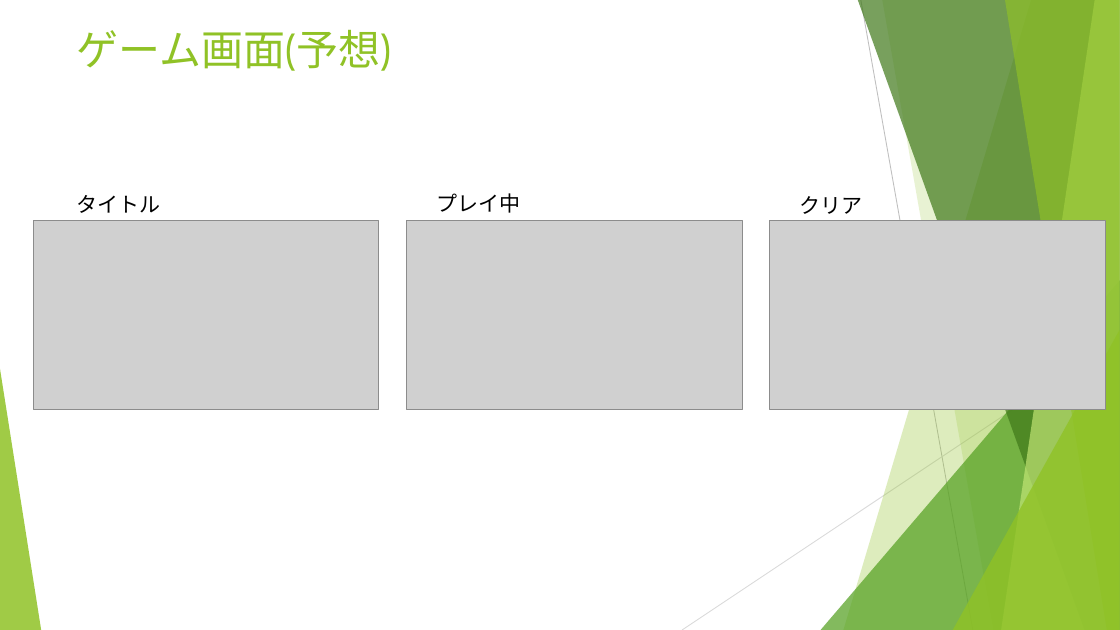
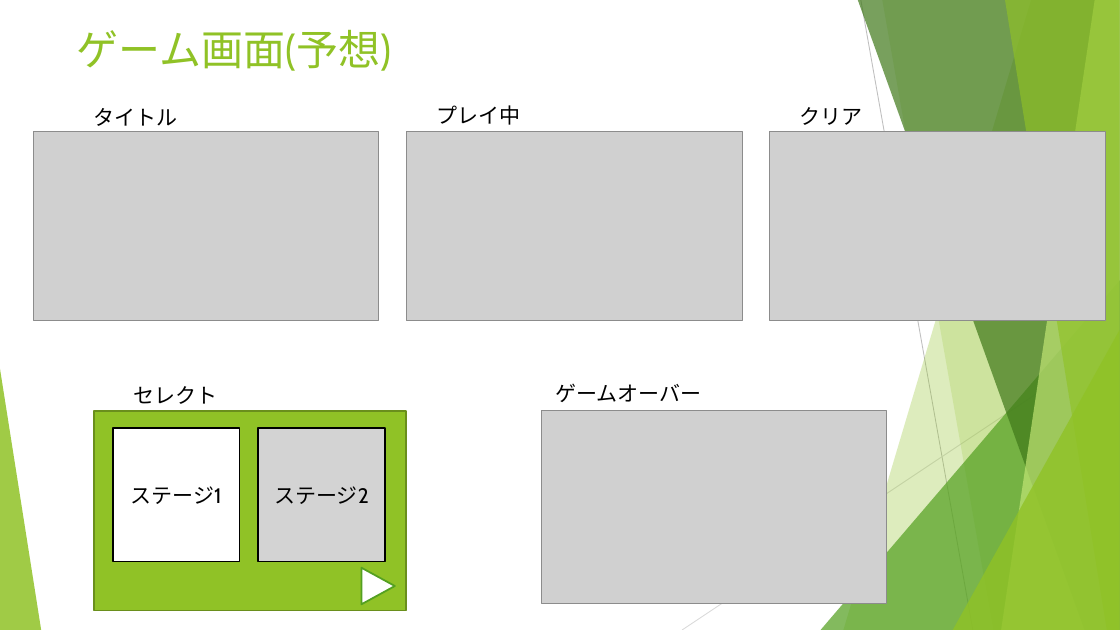
Before and after one commit to Remy-1216/MonsterCrusher, a slide deck: slide 4 of MonsterCrusher Mod.pptx. Drawn at 1120x630 pixels with LibreOffice and Linux fonts; fonts in the diff are those of the drawing; grey boxes stand for pictures. Boxes give left, top, right and bottom in pixels: in the first picture for what was removed or moved away, otherwise in the second. Text is boxed around its words. In the diff, an @@ line names an element or a change of style, - is before the commit and + after.

Commit message:
画面の予想図を追加

```diff
--- a/MonsterCrusher Mod.pptx
+++ b/MonsterCrusher Mod.pptx
@@ text "タイトル": place and size @@
-text "タイトル" at [77,195,161,213]
+text "タイトル" at [94,108,178,126]
@@ 3 pictures, 2 texts: place and size @@
-3 pictures, 2 texts at [34,193,1106,410]
+3 pictures, 2 texts at [34,105,1106,321]
@@ text added at [133,386,217,404], 18 pt, text #000000 @@
+セレクト
@@ text added at [556,383,702,402], 18 pt, text #000000 @@
+ゲームオーバー
@@ rectangle added at [94,411,406,611], fill #90C226, outline #6B901C 1.5 pt @@
@@ picture added at [542,410,886,604] @@
@@ rectangle added at [113,428,239,561], fill #FFFFFF, outline #000000 1.5 pt, 18 pt, text #000000 @@
+ステージ1
@@ rectangle added at [258,428,385,561], fill #D3D3D3, outline #000000 1.5 pt, 18 pt, text #000000 @@
+ステージ2
@@ triangle added at [361,568,395,605], fill #FFFFFF, outline #54A021 1.5 pt @@
```
Also in this commit, not shown: 1 other file.
